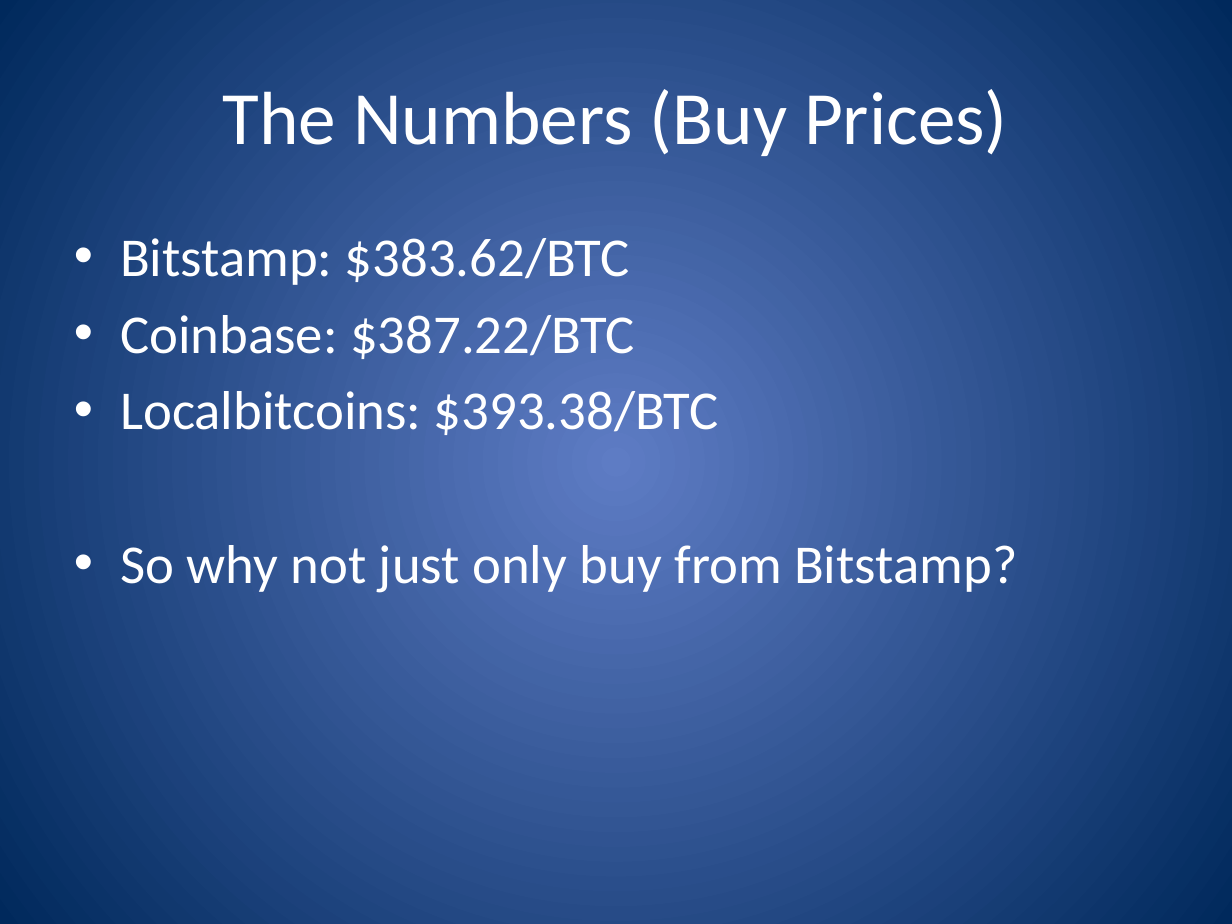
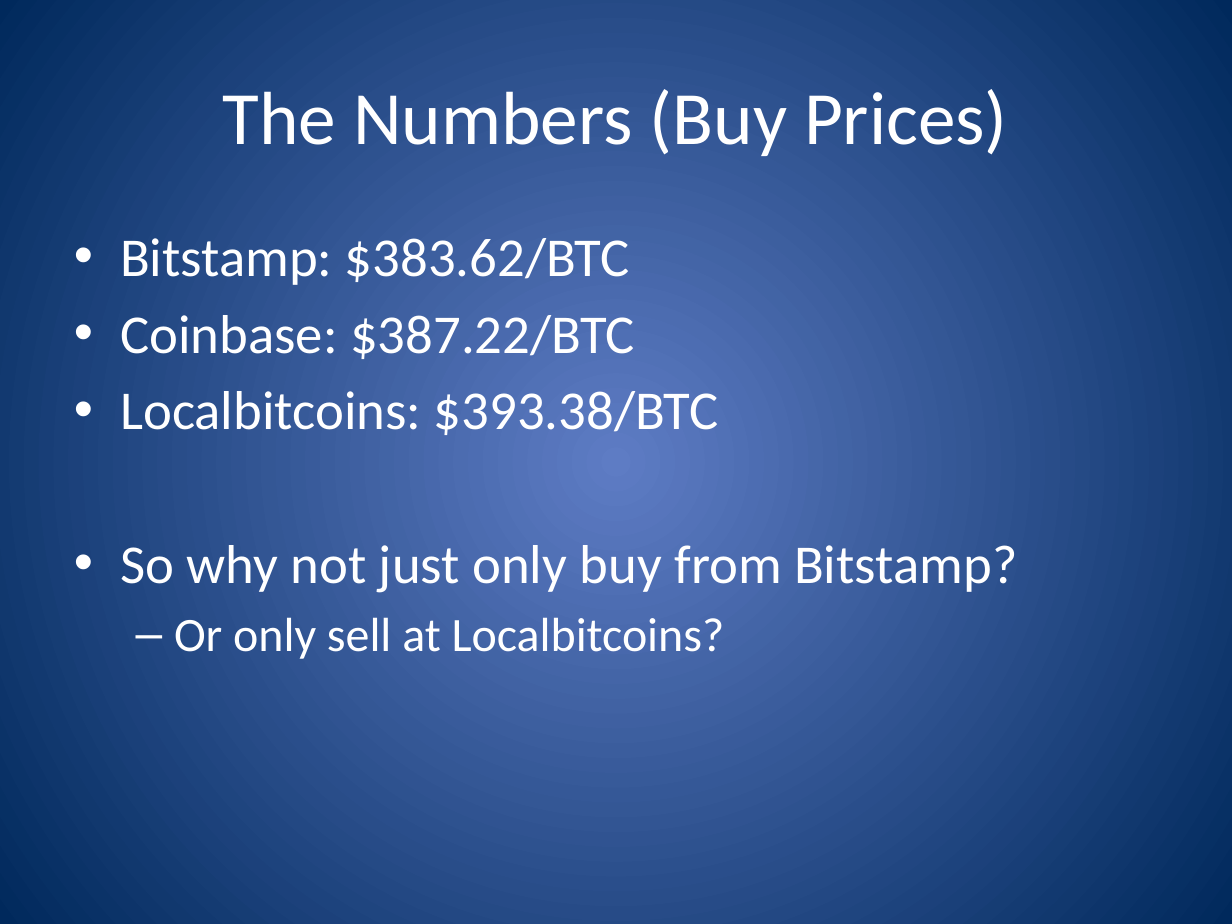
Before and after one commit to UVAqmoore/cccfinal, a slide deck: slide 6 of Presentation Slides.pptx. Drawn at 1232x924 pixels with LibreOffice and Linux fonts; fonts in the diff are those of the drawing. Boxes give left, top, right and bottom in pixels: in the first picture for what was removed or moved away, otherwise in the second. Text is boxed around its words. In the diff, an @@ line names an element or a change of style, - is before the commit and + after.

```diff
--- a/Presentation Slides.pptx
+++ b/Presentation Slides.pptx
@@ text at (174, 617, 725, 659): paragraph added @@
+  – Or only sell at Localbitcoins?
```
Also in this commit, not shown: 3 other slides changed, 3 slides added.
